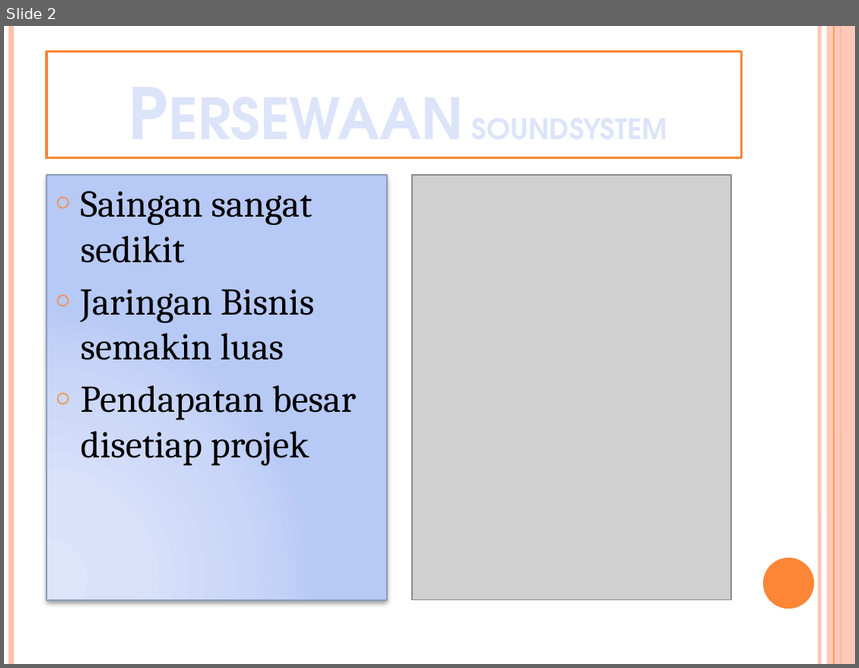
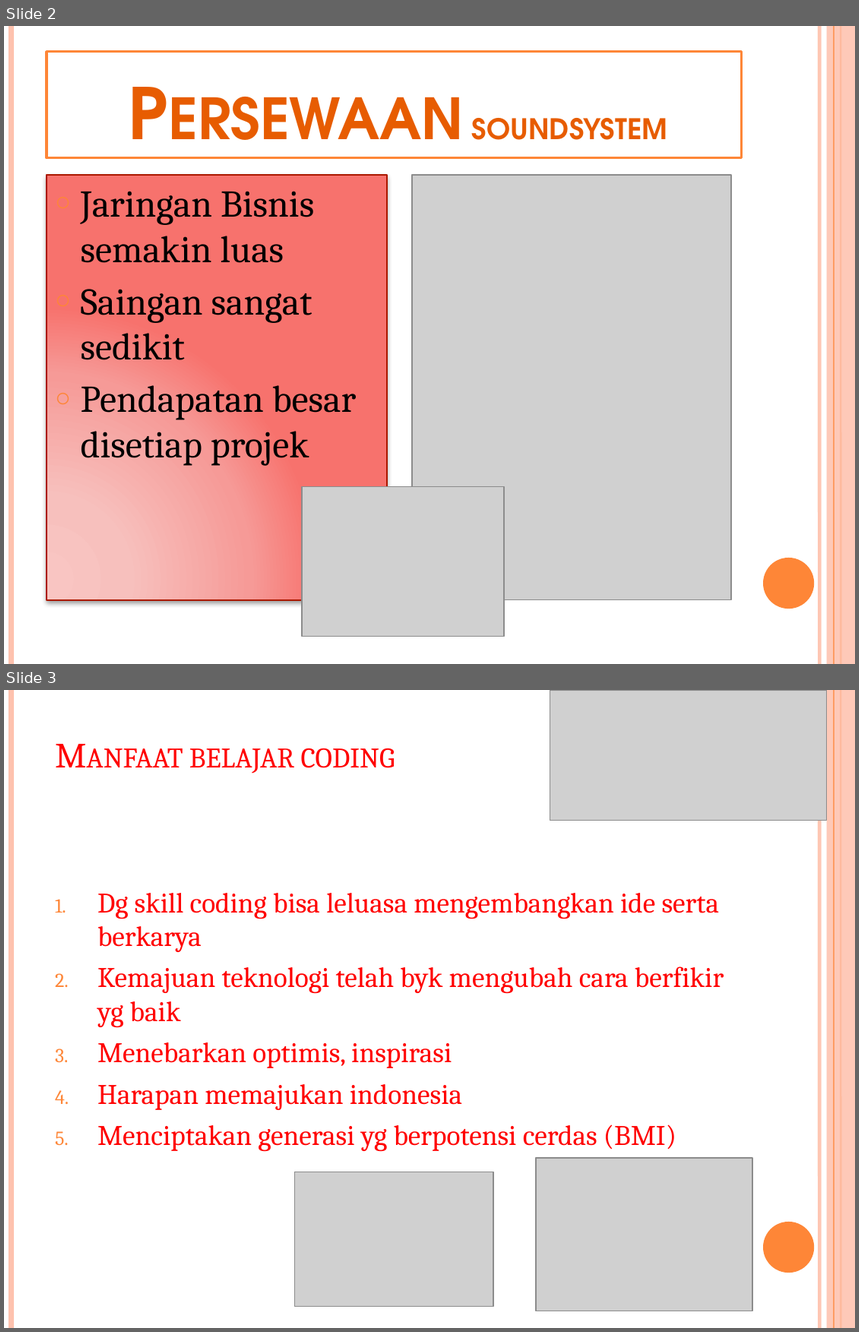
Before and after one commit to IOInspire/SGCodingMum, a slide deck: Lylyez/Armada Soundsystem.pptx. Shown one above the other, each under a label of ours: slide 2 before the commit, slides 2 and 3 after it. The pictures are 859x668 and 859x1332 pixels, drawn with LibreOffice and Linux fonts; fonts in the diff are those of the drawing; grey boxes stand for pictures. Boxes give left, top, right and bottom in pixels: in the first picture for what was removed or moved away, otherwise in the second. Text is boxed around its words. In the diff, an @@ line names an element or a change of style, - is before the commit and + after.

```diff
--- a/Lylyez/Armada Soundsystem.pptx
+++ b/Lylyez/Armada Soundsystem.pptx
@@ slide 3 added at [4,690,855,1328], background #FFFFFF; not listed: 6 template elements that a slide beside it also shows @@
@@ picture added at [550,690,827,820] @@
@@ title added at [189,748,395,773], 30 pt, text #FF0000, small capitals @@
+Manfaat belajar coding
@@ text added at [97,893,724,1152], 24 pt, text #FF0000 @@
+1. Dg skill coding bisa leluasa mengembangkan ide serta berkarya
+2. Kemajuan teknologi telah byk mengubah cara berfikir yg baik
+3. Menebarkan optimis, inspirasi
+4. Harapan memajukan indonesia
+5. Menciptakan generasi yg berpotensi cerdas (BMI)
@@ picture added at [536,1158,752,1312] @@
@@ picture added at [295,1173,493,1307] @@
@@ slide 2 changed as well @@
@@ title "Persewaan soundsystem" at [47,52,742,158]: text colour gradient #F4F6FD to #DCE4FA to #9AB5F4 to #E75C01 @@
@@ text "Jaringan Bisnis semakin luas" at [47,175,387,601]: fill gradient #DEE6FA to #DBE4F9 to #CAD7F7 to #B8CAF5 to gradient #F8C5C3 to #F8BFBD to #F69B98 to #F8736E; outline #8D9CBF 1 pt to #AC1800 1 pt @@
@@ text at [81,191,314,263]: paragraph added @@
+○ Jaringan Bisnis semakin luas
@@ text at [81,289,314,360]: paragraph removed @@
-○ Jaringan Bisnis semakin luas
@@ picture added at [302,487,505,637] @@
```
Also in this commit, not shown: 2 other slides changed, 1 other slide added, 2 slides removed, 24 other files.
